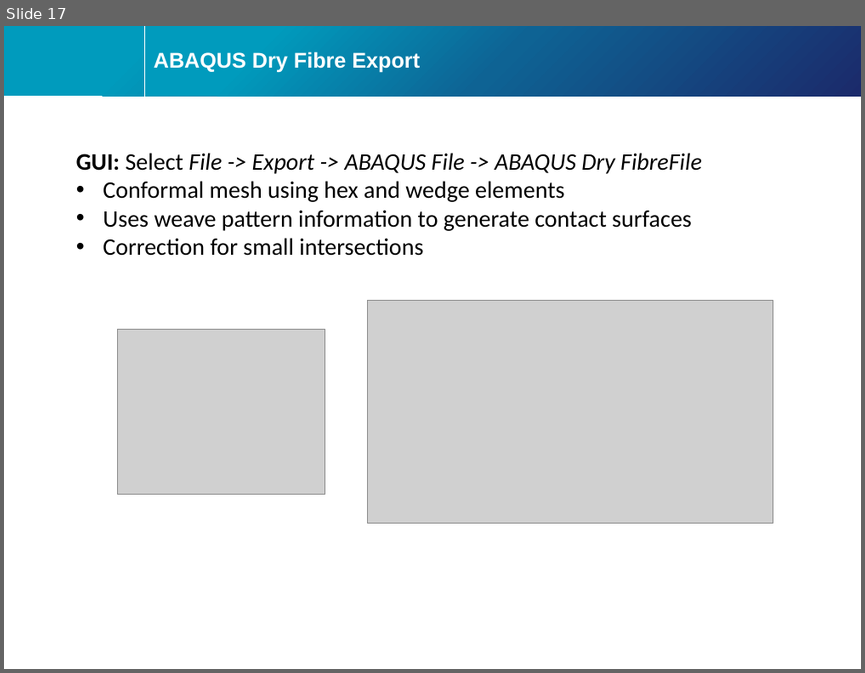
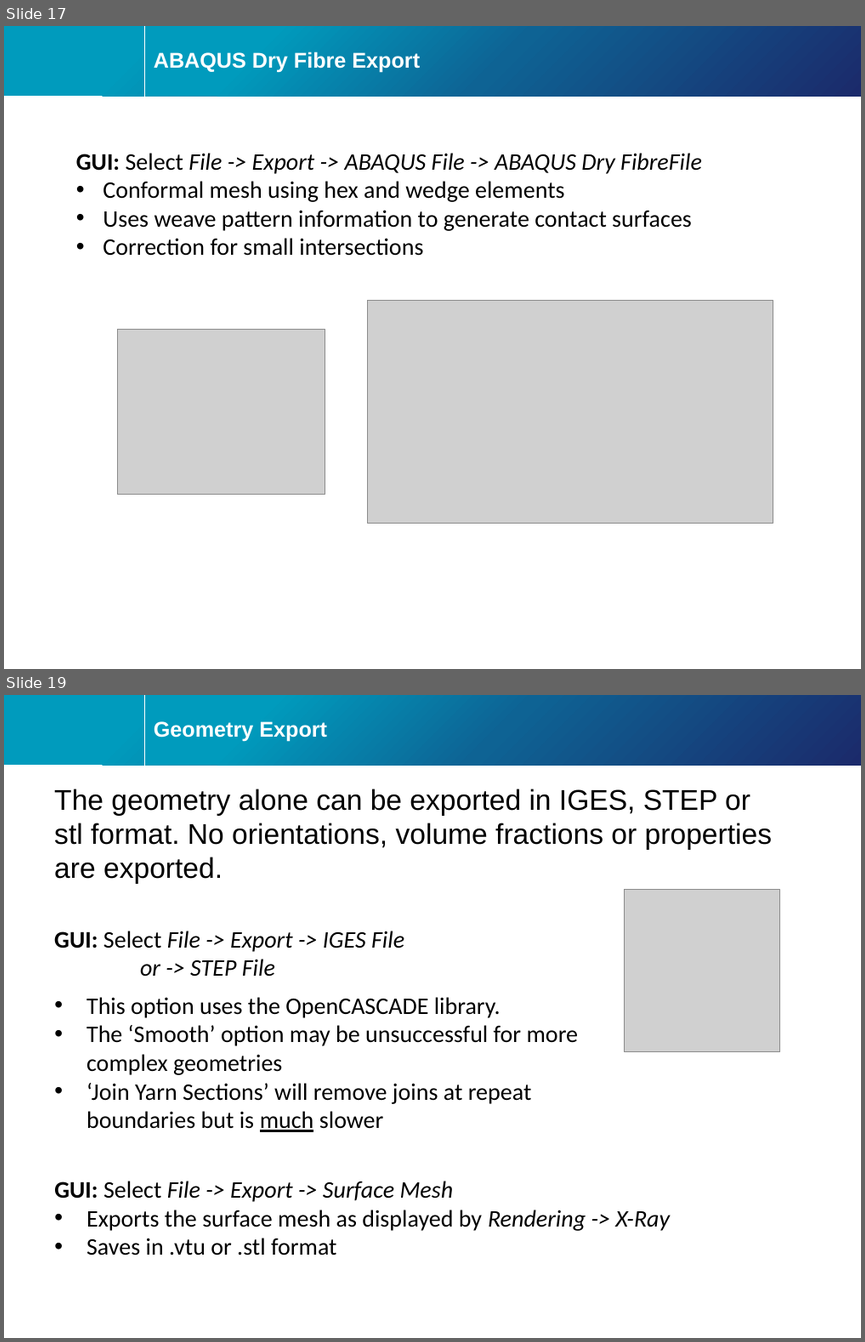
Before and after one commit to louisepb/ICMAC2018-Workshop, a slide deck: ICMAC TexGen workshop 2018.pptx. Shown one above the other, each under a label of ours: slide 17 before the commit, slides 17 and 19 after it; the slides between them are not shown. The pictures are 865x673 and 865x1342 pixels, drawn with LibreOffice and Linux fonts; fonts in the diff are those of the drawing; grey boxes stand for pictures; background and template pictures are left out. Boxes give left, top, right and bottom in pixels: in the first picture for what was removed or moved away, otherwise in the second. Text is boxed around its words. In the diff, an @@ line names an element or a change of style, - is before the commit and + after.

```diff
--- a/ICMAC TexGen workshop 2018.pptx
+++ b/ICMAC TexGen workshop 2018.pptx
@@ slide 19 added at <box>4,695,861,1338</box>, background #FFFFFF; not listed: 4 template elements that a slide beside it also shows @@
@@ title added at <box>154,721,327,742</box>, 18 pt, text #FFFFFF, bold @@
+Geometry Export
@@ text added at <box>54,789,772,884</box>, 24 pt, text #000000 @@
+The geometry alone can be exported in IGES, STEP or stl format. No orientations, volume fractions or properties are exported.
@@ picture added at <box>624,890,779,1051</box> @@
@@ text added at <box>54,930,404,976</box>, 20 pt, text #000000, italic @@
+GUI: Select File -> Export -> IGES File
+or -> STEP File
@@ text added at <box>86,997,579,1132</box>, 20 pt, text #000000 @@
+• This option uses the OpenCASCADE library.
+• The ‘Smooth’ option may be unsuccessful for more complex geometries
+• ‘Join Yarn Sections’ will remove joins at repeat boundaries but is much slower
@@ text added at <box>54,1180,670,1255</box>, 20 pt, text #000000 @@
+GUI: Select File -> Export -> Surface Mesh
+• Exports the surface mesh as displayed by Rendering -> X-Ray
+• Saves in .vtu or .stl format
```
Also in this commit, not shown: 1 slide changed, 2 other slides added, 2 other files.
